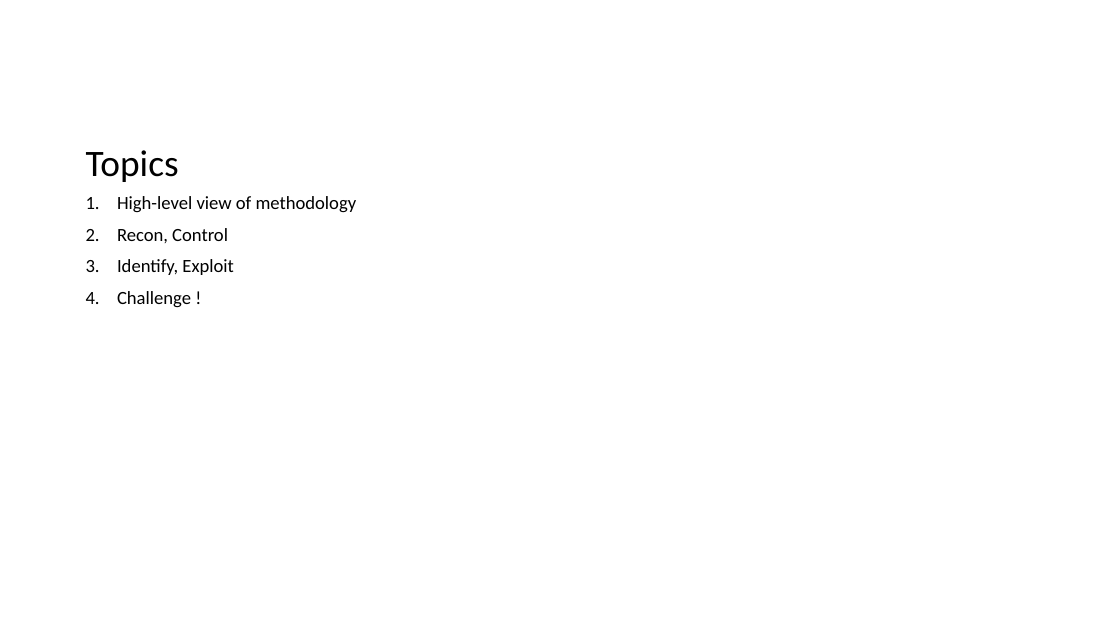
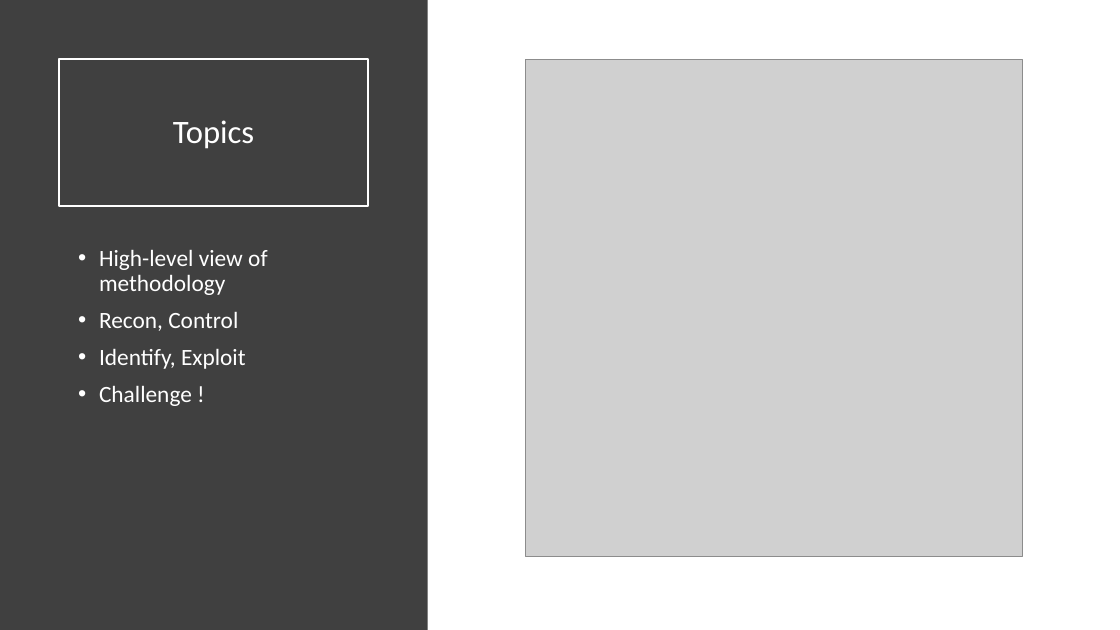
Before and after one commit to DoZ10/crypto, a slide deck: slide 38 of Breaking AES like a Bowsss !.pptx (slide 35 before the commit). Drawn at 1120x630 pixels with LibreOffice and Linux fonts; fonts in the diff are those of the drawing; grey boxes stand for pictures. Boxes give left, top, right and bottom in pixels: in the first picture for what was removed or moved away, otherwise in the second. Text is boxed around its words. In the diff, an @@ line names an element or a change of style, - is before the commit and + after.

```diff
--- a/Breaking AES like a Bowsss !.pptx
+++ b/Breaking AES like a Bowsss !.pptx
@@ rectangle added at [0,0,428,630], fill #404040 @@
@@ title "Topics": place and size @@
-title "Topics" at [86,150,179,182]
+title "Topics" at [59,59,368,206]
@@ title "Topics" at [59,59,368,206]: size 32 to 28 pt, text colour #000000 to #FFFFFF; alignment left to centre; vertical alignment bottom to middle; outline none to #FFFFFF 1.5 pt @@
@@ picture added at [525,59,1023,556] @@
@@ text "High-level view of methodology": place and size @@
-text "High-level view of methodology" at [117,196,357,308]
+text "High-level view of methodology" at [99,250,267,406]
@@ text "High-level view of methodology" at [99,250,267,406]: size 16 to 20 pt, text colour #000000 to #FFFFFF; bullet 1. to • @@
```
Also in this commit, not shown: 12 other slides changed, 4 slides added, 3 slides removed.
